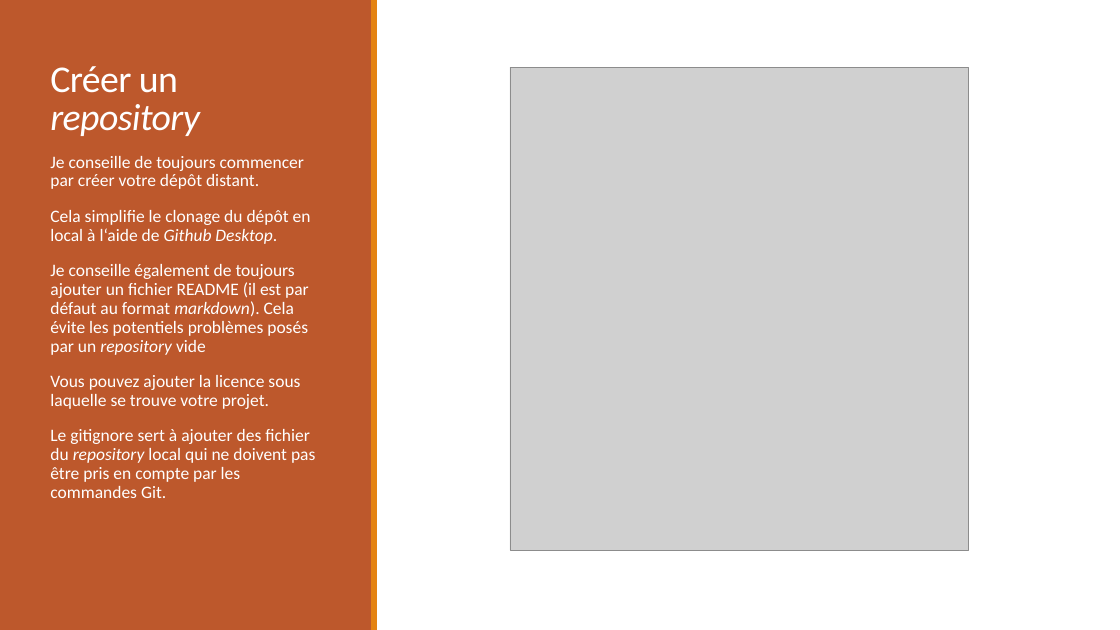
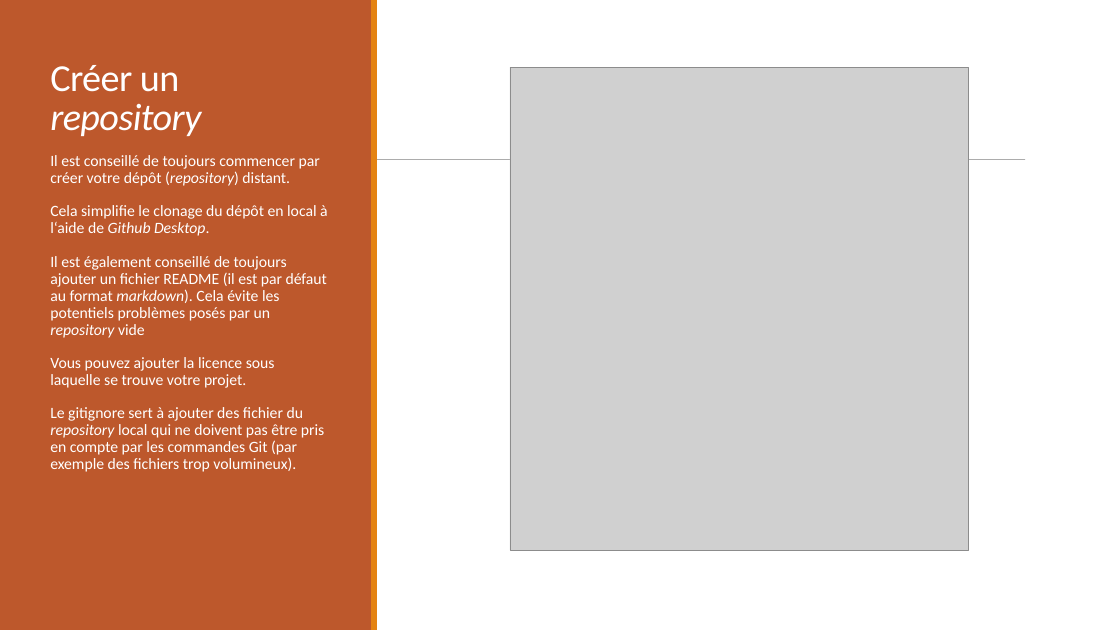
Before and after one commit to Mareike2405/SupportGitGithub, a slide deck: slide 9 of FormationGitGithub.pptx. Drawn at 1120x630 pixels with LibreOffice and Linux fonts; fonts in the diff are those of the drawing; grey boxes stand for pictures. Boxes give left, top, right and bottom in pixels: in the first picture for what was removed or moved away, otherwise in the second. Text is boxed around its words. In the diff, an @@ line names an element or a change of style, - is before the commit and + after.

```diff
--- a/FormationGitGithub.pptx
+++ b/FormationGitGithub.pptx
@@ text "Créer un repository" at <box>50,65,201,136</box>: size 32.4 to 32.8 pt @@
@@ text at <box>50,155,320,186</box>: text changed; size 15 to 13.5 pt @@
-Je conseille de toujours commencer par créer votre dépôt distant.
+Il est conseillé de toujours commencer par créer votre dépôt (repository) distant.
@@ line added from (110, 160) to (1026, 160), #808080 0.51 pt @@
@@ text at <box>50,205,328,388</box>: size 15 to 13.5 pt in "Cela simplifie le clonage du dépôt en ...", "Vous pouvez ajouter la licence sous laquelle ..." @@
@@ text at <box>50,256,327,338</box>: text changed; size 15 to 13.5 pt @@
-Je conseille également de toujours ajouter un fichier README (il est par défaut au format markdown). Cela évite les potentiels problèmes posés par un repository vide
+Il est également conseillé de toujours ajouter un fichier README (il est par défaut au format markdown). Cela évite les potentiels problèmes posés par un repository vide
@@ text at <box>50,407,324,472</box>: text changed; size 15 to 13.5 pt @@
-Le gitignore sert à ajouter des fichier du repository local qui ne doivent pas être pris en compte par les commandes Git.
+Le gitignore sert à ajouter des fichier du repository local qui ne doivent pas être pris en compte par les commandes Git (par exemple des fichiers trop volumineux).
```
Also in this commit, not shown: 13 other slides changed.
